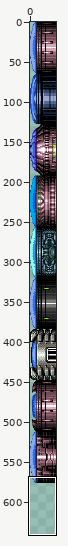
A sprite sheet gets an edit: server/static/sm/blue_doors.png. Above: a wide view before the commit, with the close-up outlined.
Close-up. Old version:
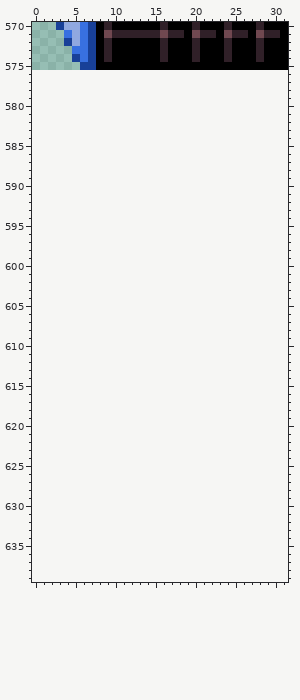
The file is 32x576 pixels. Colours within 5 levels of each other are drawn and written as one. Shown: x 0..31, y 570..639. The old version is drawn lined up with the new one, on the new canvas.
The same view after the edit:
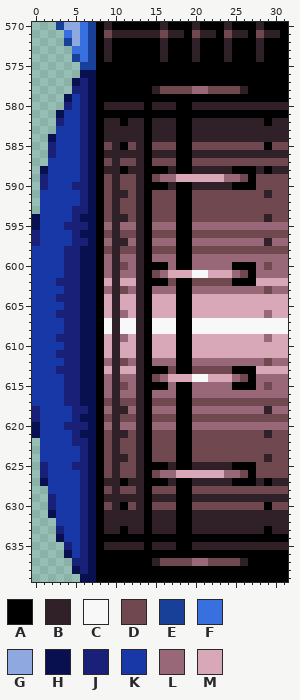
Palette (. is transparent): A #000000  B #302028  C #f8f8f8  D #704850  E #184098  F #3870e0  G #90a8e0  H #081050  J #182078  K #1838a8  L #986878  M #d8a8b8
Commit message: ypr door
Diff:
canvas 32x576 -> 32x640
Changed rows in their new state; - is an unchanged pixel.
first column x 0:
576 ------HHAAAAAAAAAAAAAAAAAAAAAAAA
577 -----HJHAAAAAAAAAAAAAAAAAAAAAAAA
578 -----JJHAAAAAAABDDDDLLDDDDBAAAAA
579 ----HKJHAAAAAAAAAAAAAAAAAAAAAAAA
580 ----JKJHABBBBBABBBAABBBBBBBBBBBB
581 ---HKKJHAAAAAAAAAAAAAAAAAAAAAAAA
582 ---JKKJHABBABBABBBAABBBBBBBBBABB
583 ---KKKJHABBBBBABBBAABBBBBBBBBBBB
584 --HKKKJHABBBBBABBBAABBBBBBBBBBBB
585 --JKKKJHADBADBADDDAADDDDDDDDDADD
586 --JKKKJHABBBBBABBBAABBBBBBBBBBBB
587 --KKKKJHADBDDBADDDAADDDDDDDDDDDD
588 -HKKKKJHABBABBAAABAABBBBBAAABABB
589 -JKKKKJHADBDDBADLLMMMMMMLLDADDDD
590 -JKKKJJHADBDDBAAABAABBBBBAAADDDD
591 -KKKKKJHADBBDBADDDAADDDDDDDDDBDD
592 -KKKKKJHADBDDBADDDAADDDDDDDDDDDD
593 -KKKKJJHADBDDBADDDAADDDDDDDDDDDD
594 HKKKKJHHADBBDBADDDAADDDDDDDDDBDD
595 HKKKJJJHALBLLBALLLAALLLLLLLLLLLL
596 JKKKKJHHADBDDBADDDAADDDDDDDDDDDD
597 JKKKKJJHALBBLBALLLAALLLLLLLLLBLL
598 KKKKJJHHADBDDBADDDAADDDDDDDDDDDD
599 KKKKJJHHALBLLBALLLAALLLLLLLLLLLL
600 KKKKJJHHALBDLBAAALAALLLLLAAALDLL
601 KKKKJJHHALBLLBADLMMMCCMMMLDALLLL
602 KKKJJJHHAMBMMBAAADAADDDDDAAAMMMM
603 KKKKJJHHALBDLBALLLAALLLLLLLLLDLL
604 KKKJJJHHAMBMMBAMMMAAMMMMMMMMMMMM
605 KKKKJJHHAMBMMBAMMMAAMMMMMMMMMMMM
606 KKKJJJHHAMBLMBAMMMAAMMMMMMMMMLMM
607 KKKKJJHHACBCCBACCCAACCCCCCCCCCCC
608 KKKKJJHHACBCCBACCCAACCCCCCCCCCCC
609 KKKJJJHHAMBLMBAMMMAAMMMMMMMMMLMM
610 KKKKJJHHAMBMMBAMMMAAMMMMMMMMMMMM
611 KKKJJJHHAMBMMBAMMMAAMMMMMMMMMMMM
612 KKKKJJHHALBDLBALLLAALLLLLLLLLDLL
613 KKKJJJHHAMBMMBAAADAADDDDDAAAMMMM
614 KKKKJJHHALBLLBADLMMMCCMMMLDALLLL
615 KKKKJJHHALBDLBAAALAALLLLLAAALDLL
616 KKKKJJHHALBLLBALLLAALLLLLLLLLLLL
617 KKKKJJHHADBDDBADDDAADDDDDDDDDDDD
618 JKKKKJJHALBBLBALLLAALLLLLLLLLBLL
619 JKKKKJHHADBDDBADDDAADDDDDDDDDDDD
620 HKKKJJJHALBLLBALLLAALLLLLLLLLLLL
621 HKKKKJHHADBBDBADDDAADDDDDDDDDBDD
622 -KKKKJJHADBDDBADDDAADDDDDDDDDDDD
623 -KKKKKJHADBDDBADDDAADDDDDDDDDDDD
624 -KKKKKJHADBBDBADDDAADDDDDDDDDBDD
625 -JKKKJJHADBDDBAAABAABBBBBAAADDDD
626 -JKKKKJHADBDDBADLLMMMMMMLLDADDDD
627 -HKKKKJHABBABBAAABAABBBBBAAABABB
628 --KKKKJHADBDDBADDDAADDDDDDDDDDDD
629 --JKKKJHABBBBBABBBAABBBBBBBBBBBB
630 --JKKKJHADBADBADDDAADDDDDDDDDADD
631 --HKKKJHABBBBBABBBAABBBBBBBBBBBB
632 ---KKKJHABBBBBABBBAABBBBBBBBBBBB
633 ---JKKJHABBABBABBBAABBBBBBBBBABB
634 ---HKKJHAAAAAAAAAAAAAAAAAAAAAAAA
635 ----JKJHABBBBBABBBAABBBBBBBBBBBB
636 ----HKJHAAAAAAAAAAAAAAAAAAAAAAAA
637 -----JJHAAAAAAABDDDDLLDDDDBAAAAA
638 -----HJHAAAAAAAAAAAAAAAAAAAAAAAA
639 ------HHAAAAAAAAAAAAAAAAAAAAAAAA
Changed places in both close-ups, as pixel boxes (x1, y1, x2, y2):
added: (32, 70, 288, 582)
